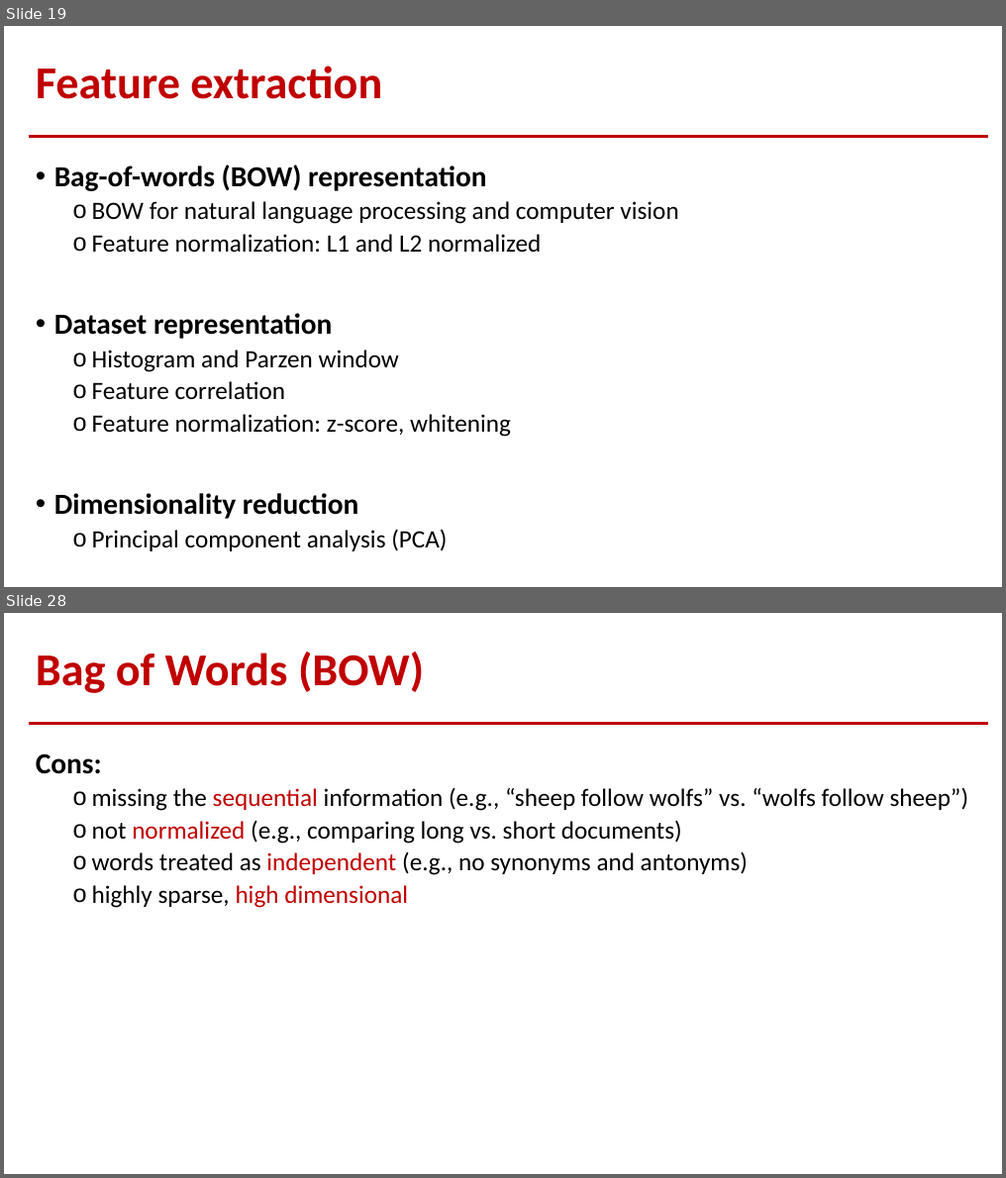
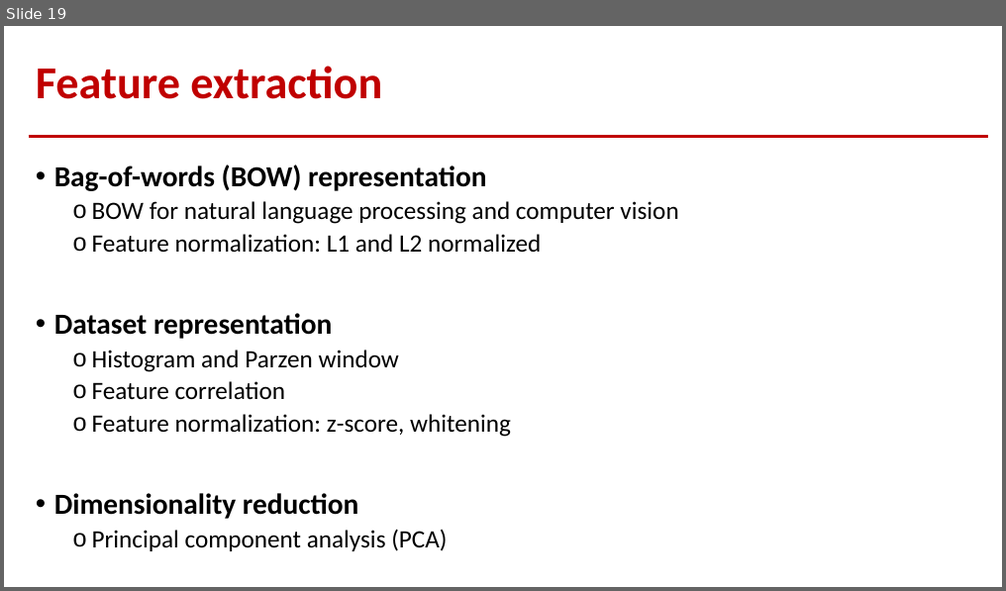
Before and after one commit to jeniyat/CSE-5521-SP21, a slide deck: Lectures/ppts/11.Data_to_Features.pptx. Shown one above the other, each under a label of ours: slides 19 and 28 before the commit, slide 19 after it; the slides between them are not shown. The pictures are 1006x1178 and 1006x591 pixels, drawn with LibreOffice and Linux fonts; fonts in the diff are those of the drawing. Boxes give left, top, right and bottom in pixels: in the first picture for what was removed or moved away, otherwise in the second. Text is boxed around its words. In the diff, an @@ line names an element or a change of style, - is before the commit and + after.

```diff
--- a/Lectures/ppts/11.Data_to_Features.pptx
+++ b/Lectures/ppts/11.Data_to_Features.pptx
@@ slide 28 removed at bbox=[4, 613, 1002, 1174], background #FFFFFF; not listed: 1 template element that a slide beside it also shows @@
@@ title removed at bbox=[36, 652, 424, 693] @@
-Bag of Words (BOW)
@@ text removed at bbox=[36, 754, 969, 908] @@
-Cons:
-  o missing the sequential information (e.g., “sheep follow wolfs” vs. “wolfs follow sheep”)
-  o not normalized (e.g., comparing long vs. short documents)
-  o words treated as independent (e.g., no synonyms and antonyms)
-  o highly sparse, high dimensional
```
Also in this commit, not shown: 14 other slides removed, 6 other files.
